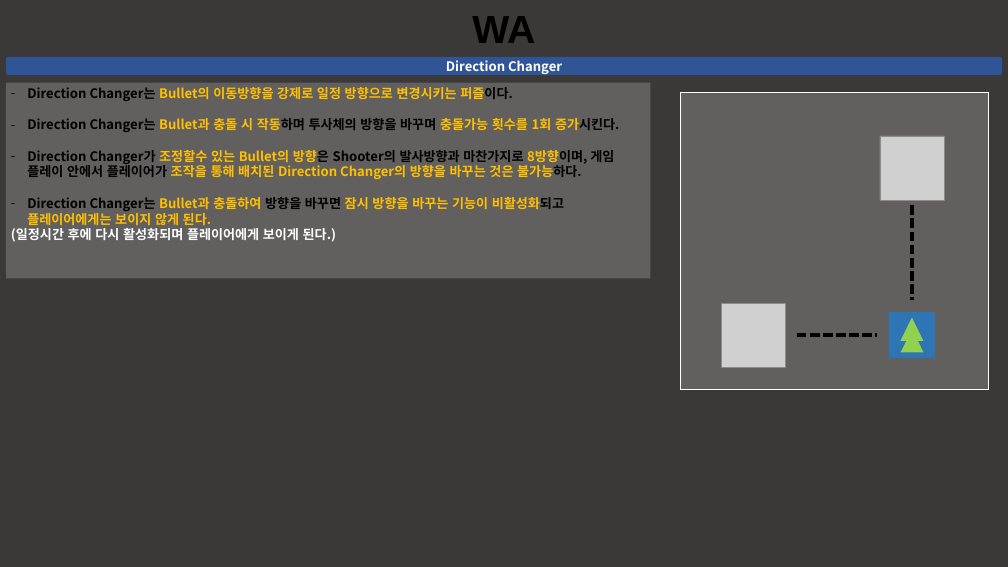
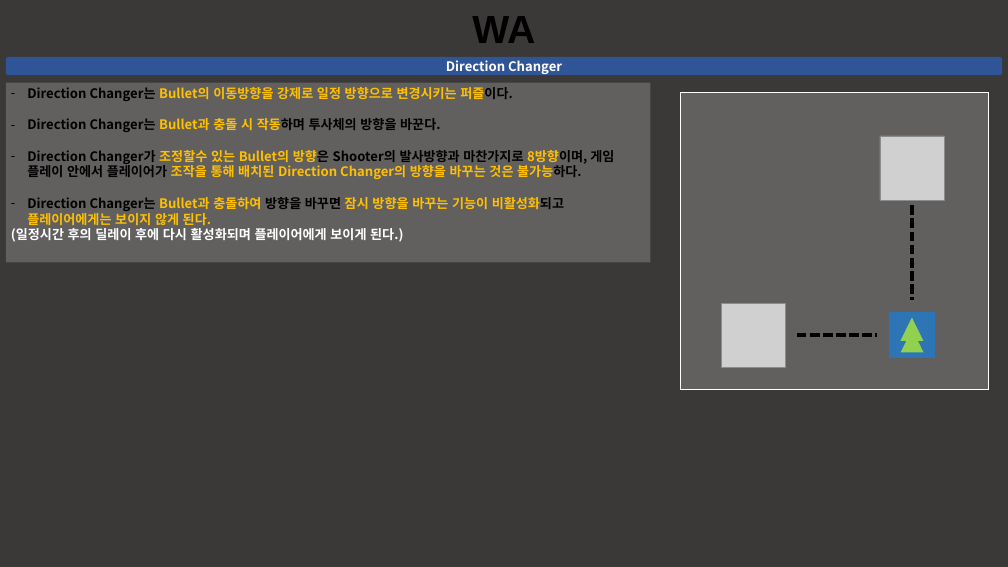
Before and after one commit to taeseongeom/WA, a slide deck: slide 8 of 기획서/신버전/퍼즐 기획.pptx. Drawn at 1008x567 pixels with LibreOffice and Linux fonts; fonts in the diff are those of the drawing; grey boxes stand for pictures. Boxes give left, top, right and bottom in pixels: in the first picture for what was removed or moved away, otherwise in the second. Text is boxed around its words. In the diff, an @@ line names an element or a change of style, - is before the commit and + after.

```diff
--- a/기획서/신버전/퍼즐 기획.pptx
+++ b/기획서/신버전/퍼즐 기획.pptx
@@ rectangle "Direction Changer는 Bullet의 이동방향을 강제로 ...": place and size @@
-rectangle "Direction Changer는 Bullet의 이동방향을 강제로 ..." at (6, 83, 651, 278)
+rectangle "Direction Changer는 Bullet의 이동방향을 강제로 ..." at (6, 83, 651, 262)
@@ text in rectangle at (27, 118, 440, 132): text changed @@
-– Direction Changer는 Bullet과 충돌 시 작동하며 투사체의 방향을 바꾸며 충돌가능 횟수를 1회 증가시킨다.
+– Direction Changer는 Bullet과 충돌 시 작동하며 투사체의 방향을 바꾼다.
@@ text in rectangle at (11, 228, 403, 242): text changed @@
-(일정시간 후에 다시 활성화되며 플레이어에게 보이게 된다.)
+(일정시간 후의 딜레이 후에 다시 활성화되며 플레이어에게 보이게 된다.)
```
Also in this commit, not shown: 4 other slides changed, 3 slides added, 3 other files.
